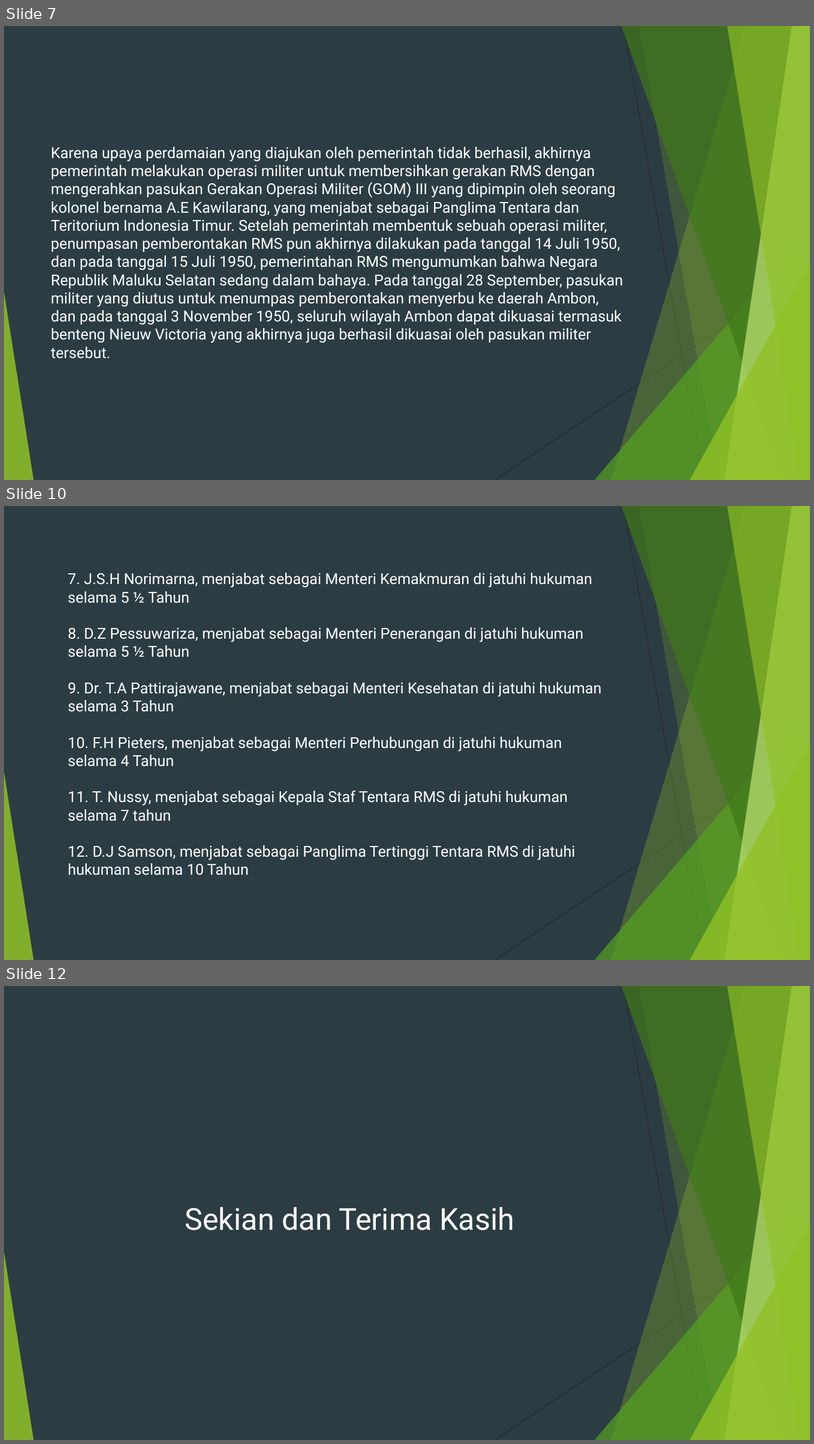
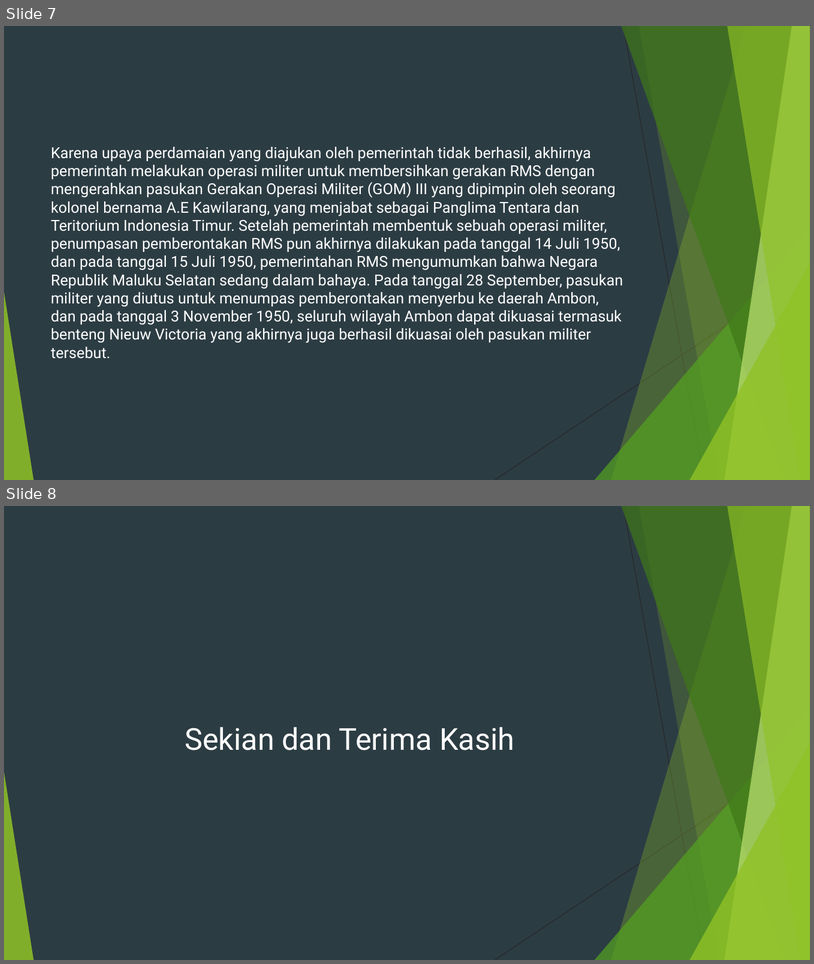
Before and after one commit to Rendyindo/blog, a slide deck: files/rms.pptx. Shown one above the other, each under a label of ours: slides 7, 10 and 12 before the commit, slides 7 and 8 after it; the slides between them are not shown. The pictures are 814x1444 and 814x964 pixels, drawn with LibreOffice and Linux fonts; fonts in the diff are those of the drawing. Boxes give left, top, right and bottom in pixels: in the first picture for what was removed or moved away, otherwise in the second. Text is boxed around its words. In the diff, an @@ line names an element or a change of style, - is before the commit and + after.

```diff
--- a/files/rms.pptx
+++ b/files/rms.pptx
@@ slide 10 removed at [4, 506, 810, 960], background #2C3C43; not listed: 10 template elements that a slide beside it also shows @@
@@ text removed at [68, 573, 602, 875] @@
-7. J.S.H Norimarna, menjabat sebagai Menteri Kemakmuran di jatuhi hukuman selama 5 ½ Tahun
-8. D.Z Pessuwariza, menjabat sebagai Menteri Penerangan di jatuhi hukuman selama 5 ½ Tahun
-9. Dr. T.A Pattirajawane, menjabat sebagai Menteri Kesehatan di jatuhi hukuman selama 3 Tahun
-10. F.H Pieters, menjabat sebagai Menteri Perhubungan di jatuhi hukuman selama 4 Tahun
-11. T. Nussy, menjabat sebagai Kepala Staf Tentara RMS di jatuhi hukuman selama 7 tahun
-12. D.J Samson, menjabat sebagai Panglima Tertinggi Tentara RMS di jatuhi hukuman selama 10 Tahun
@@ what was slide 12 is now slide 8 @@
```
Also in this commit, not shown: 3 other slides removed.
